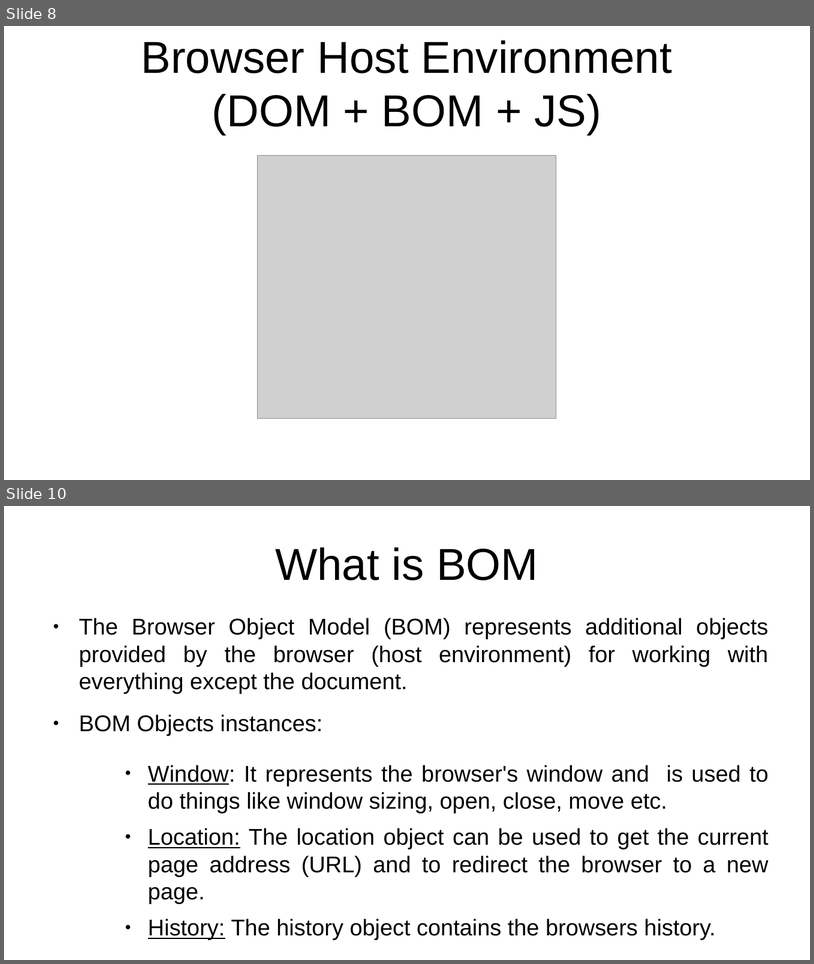
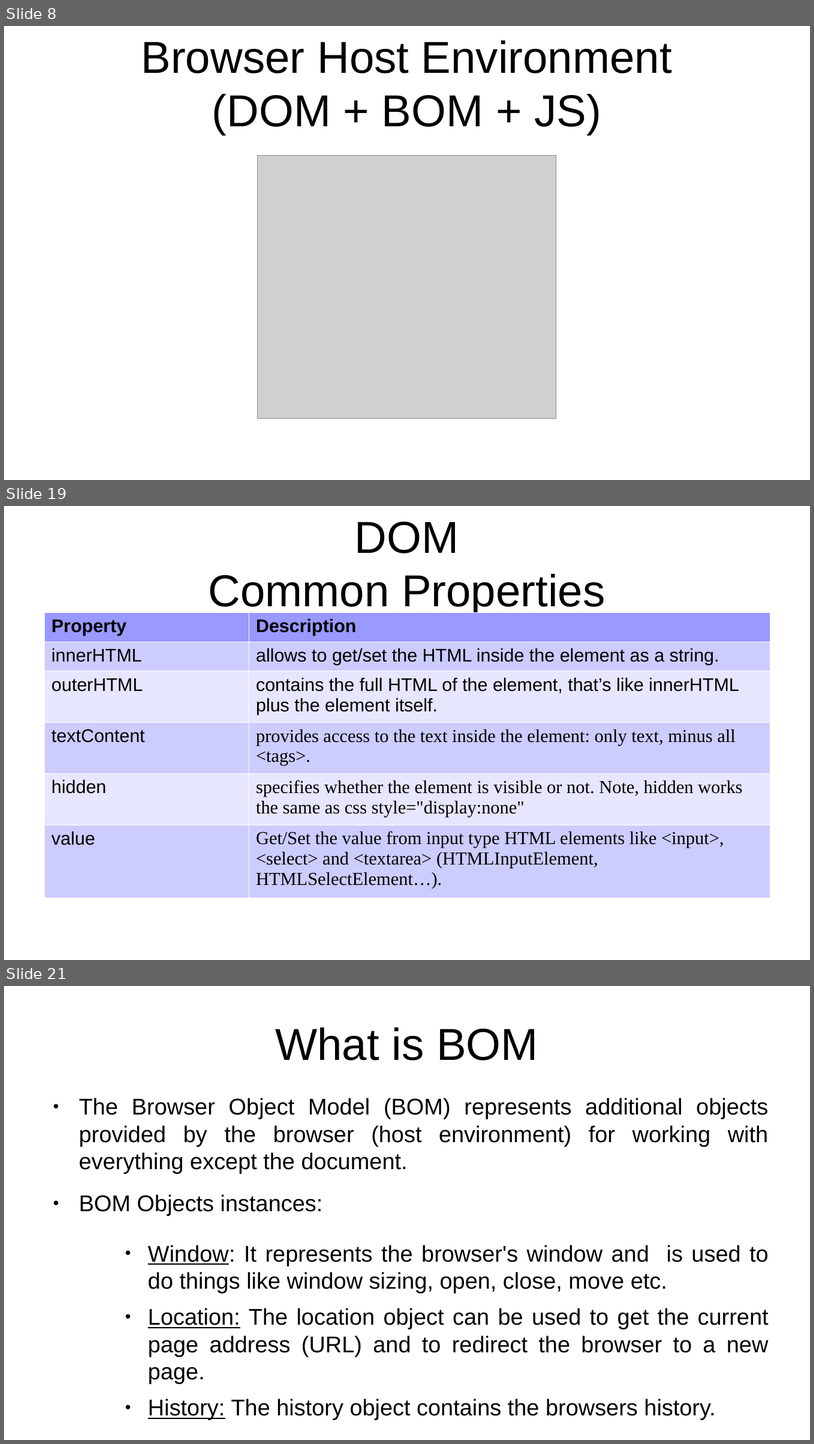
Before and after one commit to rajeshchauhan23102008/documents, a slide deck: src/courses/javascript/Javascript - No Theme.odp. Shown one above the other, each under a label of ours: slides 8 and 10 before the commit, slides 8, 19 and 21 after it; the slides between them are not shown. The pictures are 814x964 and 814x1444 pixels, drawn with LibreOffice and Linux fonts; fonts in the diff are those of the drawing; grey boxes stand for pictures. Boxes give left, top, right and bottom in pixels: in the first picture for what was removed or moved away, otherwise in the second. Text is boxed around its words. In the diff, an @@ line names an element or a change of style, - is before the commit and + after.

Commit message:
dom content more updated

```diff
--- a/src/courses/javascript/Javascript - No Theme.odp
+++ b/src/courses/javascript/Javascript - No Theme.odp
@@ slide 19 added at (4,506,810,960), background #FFFFFF @@
@@ title added at (208,522,605,615), 44 pt, text #000000 @@
+DOM
+Common Properties
@@ table added at (44,612,770,891), 6 rows, 2 columns @@
+Property | Description
+innerHTML | allows to get/set the HTML inside the element as a string.
+outerHTML | contains the full HTML of the element, that’s like innerHTML plus the element itself.
+textContent | provides access to the text inside the element: only text, minus all <tags>.
+hidden | specifies whether the element is visible or not. Note, hidden works the same as css style="display:none"
+value | Get/Set the value from input type HTML elements like <input>, <select> and <textarea> (HTMLInputElement, HTMLSelectElement…).
@@ what was slide 10 is now slide 21 @@
```
Also in this commit, not shown: 4 slides changed, 9 other slides added, 3 other files.
